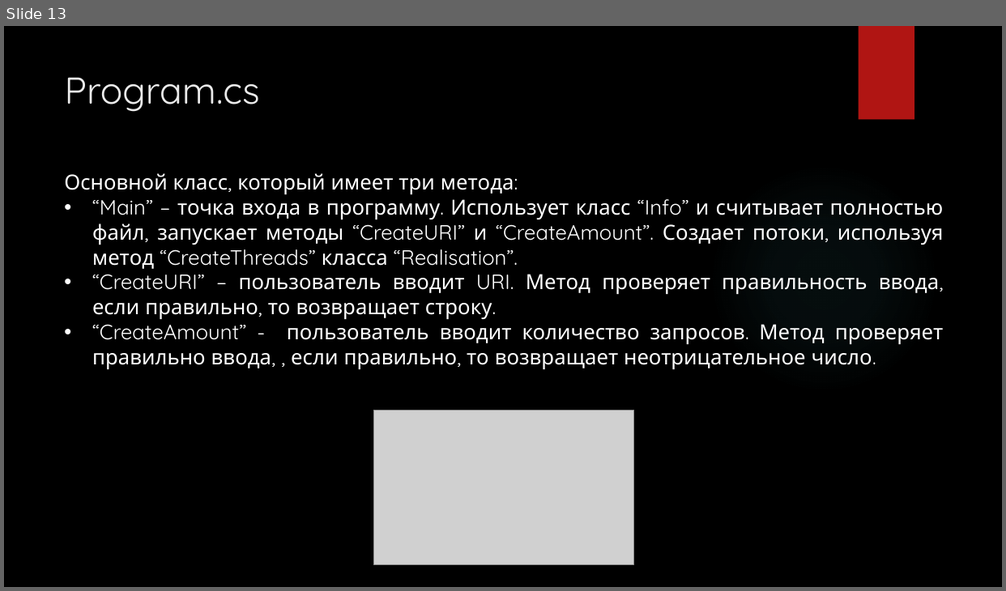
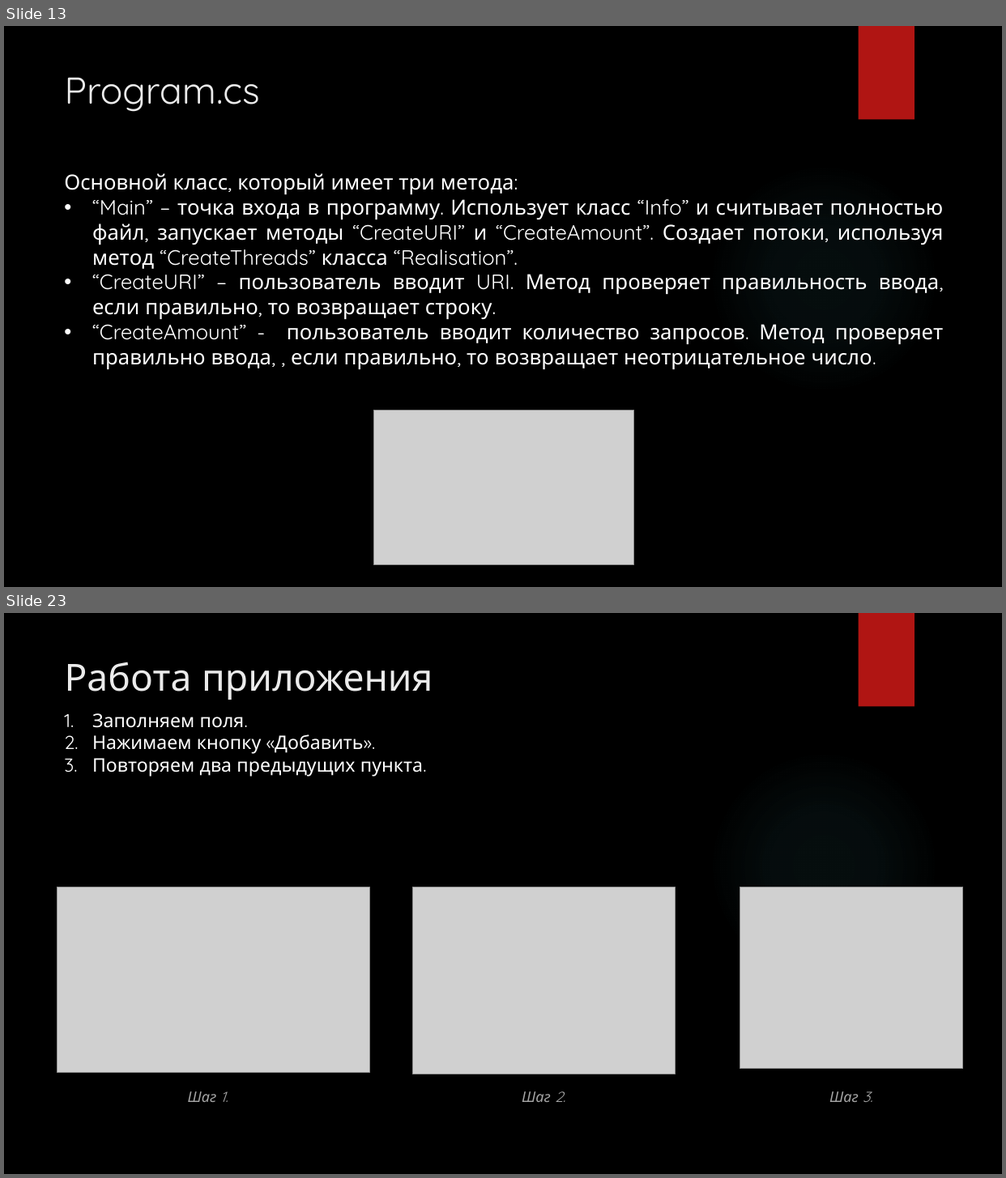
Before and after one commit to T0person/Practic, a slide deck: Практика.pptx. Shown one above the other, each under a label of ours: slide 13 before the commit, slides 13 and 23 after it; the slides between them are not shown. The pictures are 1006x591 and 1006x1178 pixels, drawn with LibreOffice and Linux fonts; fonts in the diff are those of the drawing; grey boxes stand for pictures; background and template pictures are left out. Boxes give left, top, right and bottom in pixels: in the first picture for what was removed or moved away, otherwise in the second. Text is boxed around its words. In the diff, an @@ line names an element or a change of style, - is before the commit and + after.

```diff
--- a/Практика.pptx
+++ b/Практика.pptx
@@ slide 23 added at [4, 613, 1002, 1174], background picture (left out); not listed: 2 template elements that a slide beside it also shows @@
@@ title added at [65, 662, 432, 700], 36 pt, text #EBEBEB @@
+Работа приложения
@@ text added at [92, 713, 423, 777], 18 pt, text #FFFFFF @@
+1. Заполняем поля.
+2. Нажимаем кнопку «Добавить».
+3. Повторяем два предыдущих пункта.
@@ picture added at [57, 887, 370, 1072] @@
@@ picture added at [413, 887, 675, 1074] @@
@@ picture added at [740, 887, 963, 1068] @@
@@ text added at [188, 1092, 228, 1102], 14 pt, text #A6A6A6, italic @@
+Шаг 1.
@@ text added at [522, 1092, 565, 1102], 14 pt, text #A6A6A6, italic @@
+Шаг 2.
@@ text added at [829, 1092, 873, 1102], 14 pt, text #A6A6A6, italic @@
+Шаг 3.
```
Also in this commit, not shown: 1 slide changed, 11 other slides added, 1 slide removed.
